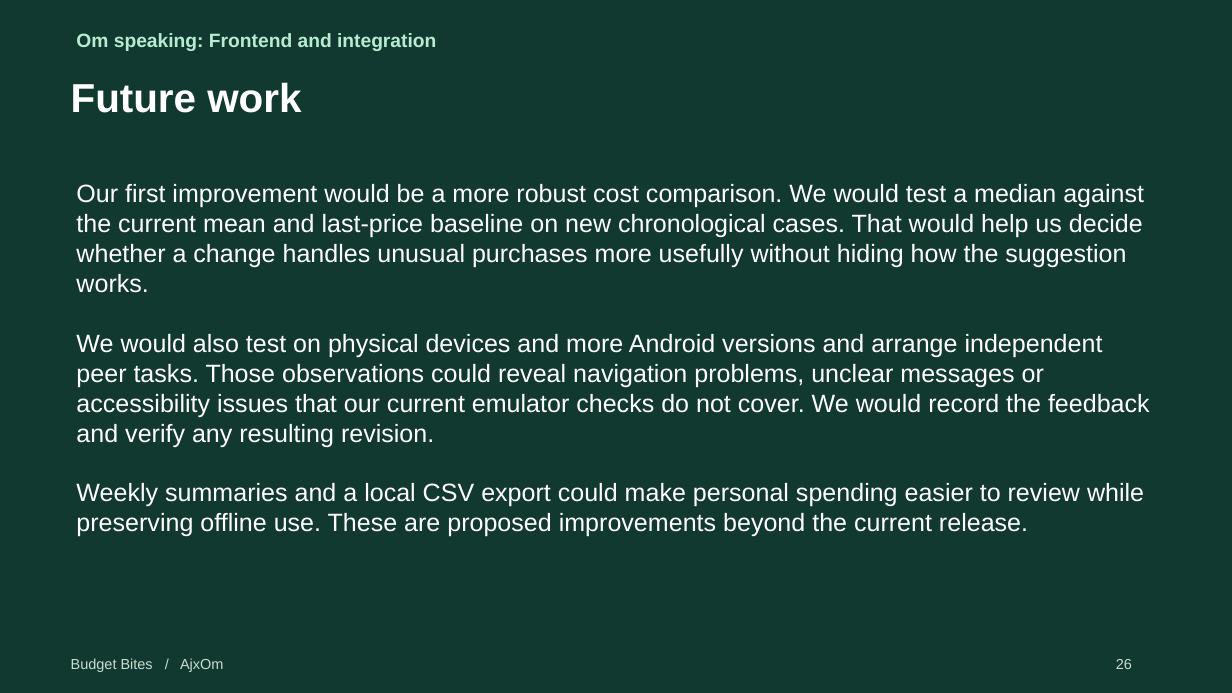
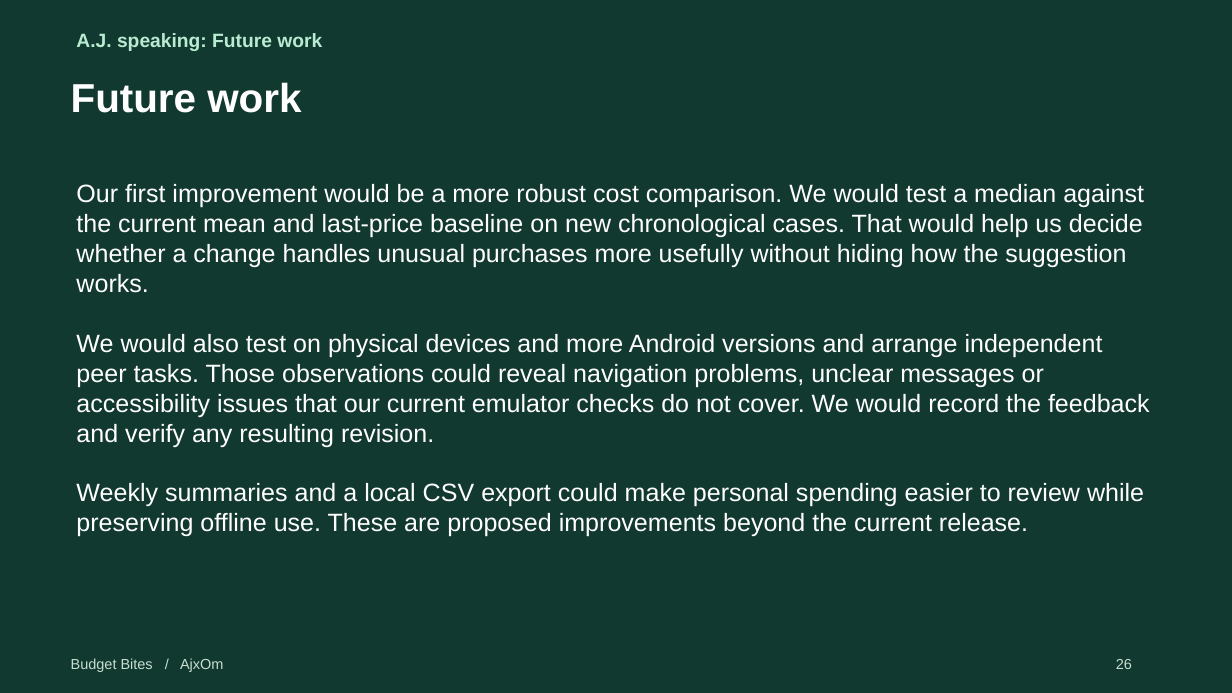
Before and after one commit to Omswaroopreddyudumula/ajxom-budget-bites, a slide deck: slide 26 of submission/Project1_Presentation.pptx. Drawn at 1232x693 pixels with LibreOffice and Linux fonts; fonts in the diff are those of the drawing. Boxes give left, top, right and bottom in pixels: in the first picture for what was removed or moved away, otherwise in the second. Text is boxed around its words. In the diff, an @@ line names an element or a change of style, - is before the commit and + after.

Commit message:
Shift presentation lead to A.J. and shorten Om's speaking sections

```diff
--- a/submission/Project1_Presentation.pptx
+++ b/submission/Project1_Presentation.pptx
@@ text at bbox=[76, 33, 322, 51]: text changed @@
-Om speaking: Frontend and integration
+A.J. speaking: Future work
```
Also in this commit, not shown: 17 other slides changed, 3 other files.
